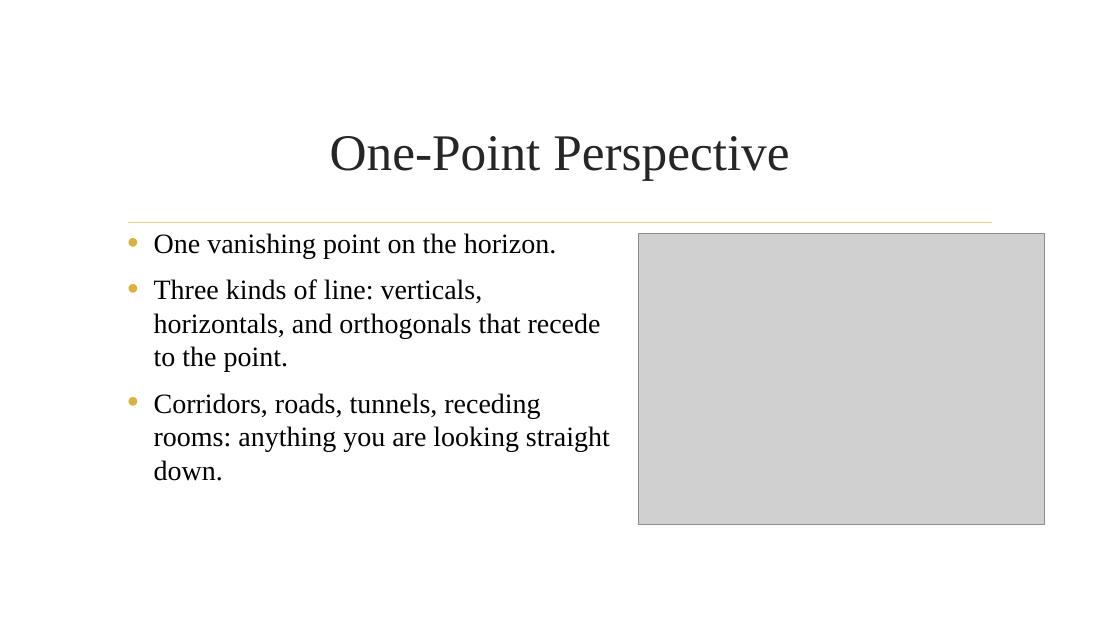
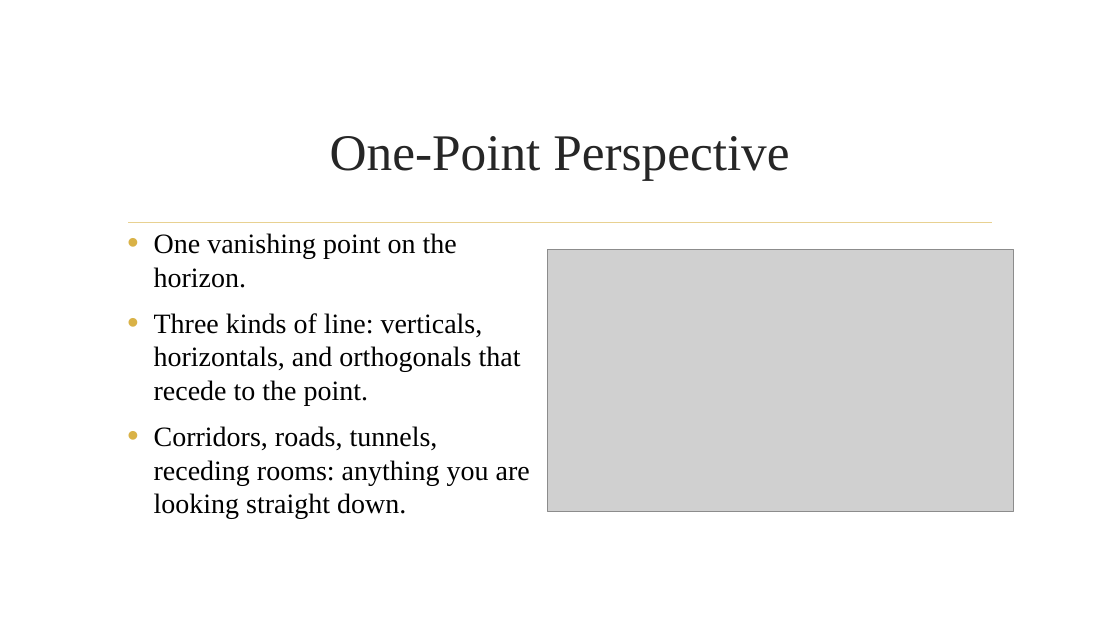
Before and after one commit to dcoes/Classes, a slide deck: slide 14 of Storyboarding/NewLectures/06_Perspective_REVISED.pptx. Drawn at 1120x630 pixels with LibreOffice and Linux fonts; fonts in the diff are those of the drawing; grey boxes stand for pictures; background and template pictures are left out. Boxes give left, top, right and bottom in pixels: in the first picture for what was removed or moved away, otherwise in the second. Text is boxed around its words. In the diff, an @@ line names an element or a change of style, - is before the commit and + after.

```diff
--- a/Storyboarding/NewLectures/06_Perspective_REVISED.pptx
+++ b/Storyboarding/NewLectures/06_Perspective_REVISED.pptx
@@ text "One vanishing point on the ..." rewrapped from (x1=154, y1=233, x2=610, y2=481) to (x1=154, y1=233, x2=530, y2=519) @@
@@ picture resized from (x1=639, y1=233, x2=1045, y2=524) to (x1=547, y1=250, x2=1013, y2=512) @@
```
Also in this commit, not shown: 10 other slides changed, 2 slides removed, 2 other files.
